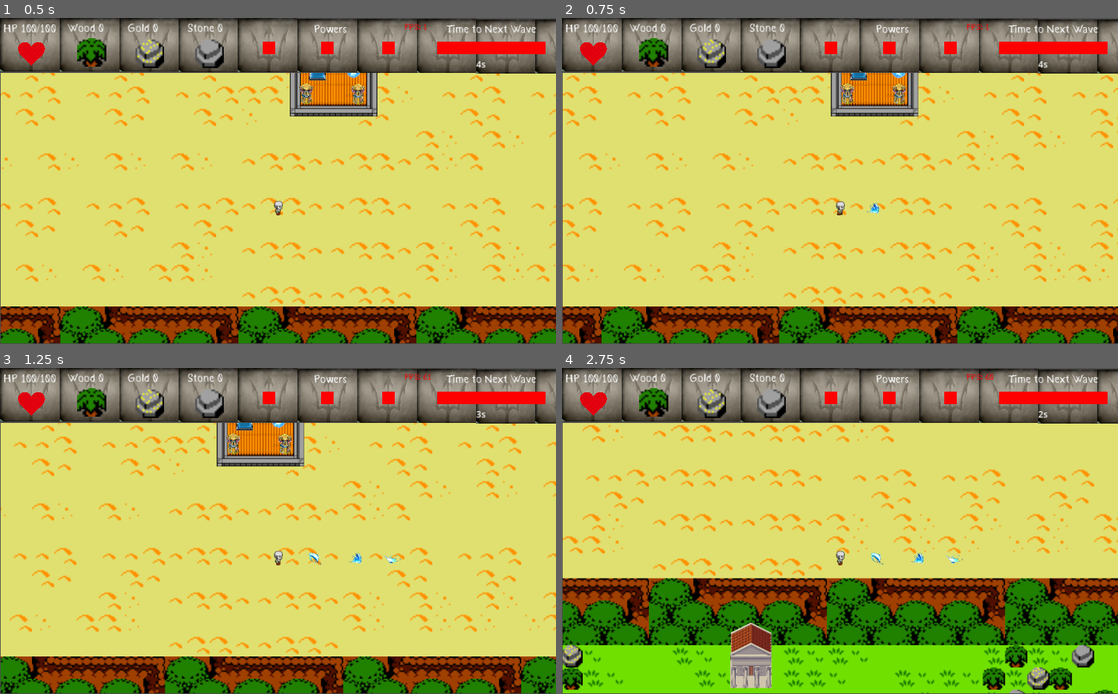
Above: before the commit, frames 1-4 (two rows, left to right).
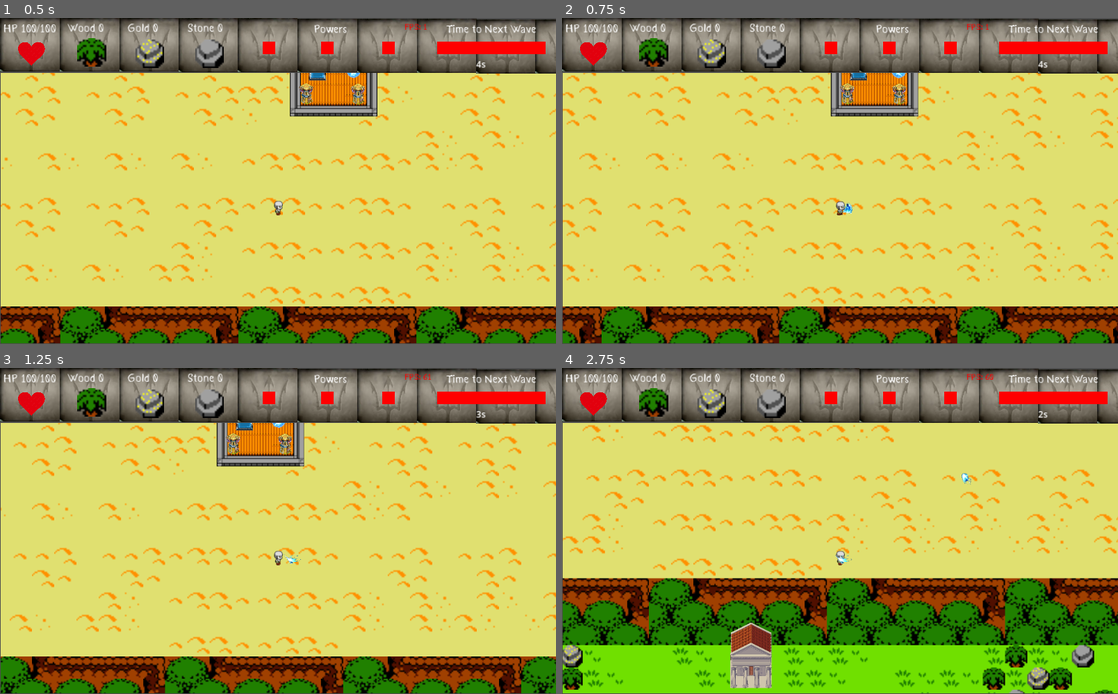
Above: after the commit, the same moments.

Repository: Christian2019/ProjetoAtenas
Game: Godot game, scene res://Scenes/MainScenes/Game_ViewPort.tscn
Same seed, same stepped clock (60 frames per second), same inputs: the game is played once before the commit and once after it. Sound files missing from this copy of the repository are replaced by a short silence.
Inputs:
- Up to frame 1 (0.5 s): no input
- Up to frame 2 (0.75 s): tap Enter at 0.5 s; hold Right (Move_Right) from 0.53 s (still down); hold Q (Attack1) from 0.53 s (still down)
- Up to frame 3 (1.25 s): keep holding Right (Move_Right); keep holding Q (Attack1)
- Up to frame 4 (2.75 s): release Right (Move_Right) at 1.28 s; release Q (Attack1) at 1.28 s; hold Down (Move_Down) 1.28-2.03 s; tap Q (Attack1) at 1.35 s; hold Right (Move_Right) from 2.03 s (still down); hold Q (Attack1) from 2.03 s (still down); tap W (Attack2) at 2.1 s

Frame 1 is identical in both runs. In frame 2, less than 0.1% of the frame differs, in the area x 49-58%, y 56-61%; in frame 3, 0.2%; in frame 4, 0.2%, in the area x 49-74%, y 32-61%.

Commit message:
netHitDealy funcionando

Diff:
--- a/Scripts/Classes/Warrior/Warrior_Attack1.gd
+++ b/Scripts/Classes/Warrior/Warrior_Attack1.gd
@@ -6,16 +6,17 @@
 var playerSpeed=0
 
 #Dano por frame (respeitando nextHitDelay)
-var damage = 1
+var damage = 5
 
 #->Determinado pela skill
 #Por frame
-var speed = 8
+var speed = 1
 
 #Duracao em segundos
-var cd = 0.2
-var max_duration = 1
-var nextHitDelay = 1
+var cd = 2
+var max_duration = 10
+#var nextHitDelay = 10
+var nextHitDelay = 0.1
 
 #Monstros que foram atingidos pelo ataque
 var monstersHit = []
--- a/Scripts/Projectile.gd
+++ b/Scripts/Projectile.gd
@@ -8,7 +8,9 @@
 
 var liveTime=5
 
-var canKill=true
+var damage = 1
+
+var canDamage = true
 
 func _ready():
 	Global.timerCreator("call_deferred",liveTime,["free"],self)
@@ -23,7 +25,7 @@
 func move():
 	if (moveLocation==null):
 		visible=false
-		canKill=false
+		canDamage=false
 		return
 
 	if (position.distance_to(moveLocation)>speed):
@@ -31,19 +33,19 @@
 		var dy = speed*sin(get_angle_to(moveLocation))
 		position+=Vector2(dx,dy)
 	else:
-		canKill=false
+		canDamage=false
 
 func hit(enemy):
 	if (enemy!=null):
-		enemy.call_deferred("free")
+		enemy.hp-=damage
 	visible=false
 
 func _on_area_2d_area_entered(area):
-	if (!canKill):
+	if (!canDamage):
 		return
 
 	if 	(area.get_parent().get_parent().name=="Enemies"):
-		canKill=false
+		canDamage=false
 
 		if (target!=null and area.get_parent().name==target.name):
 			Global.timerCreator("hit",0.2,[area.get_parent()],self)
